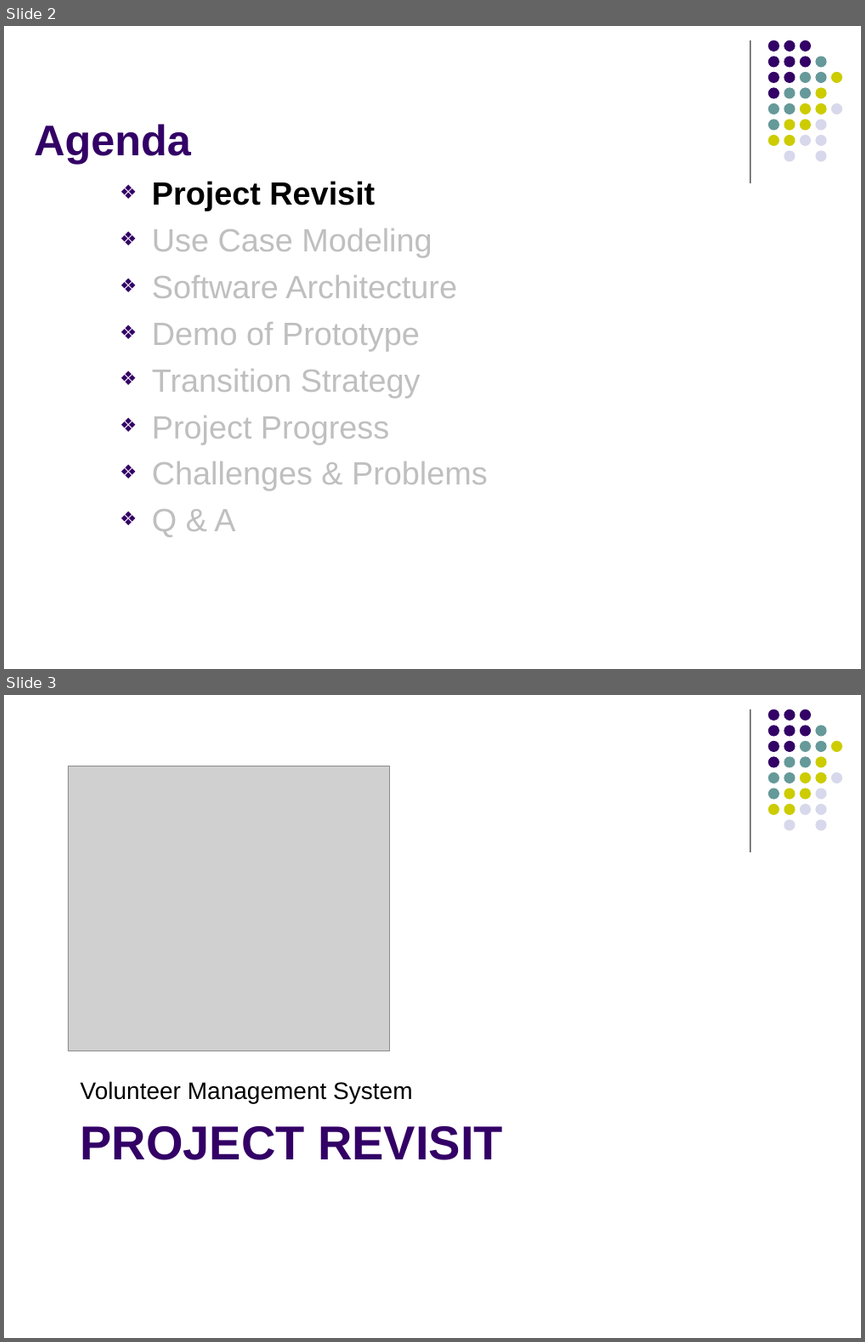
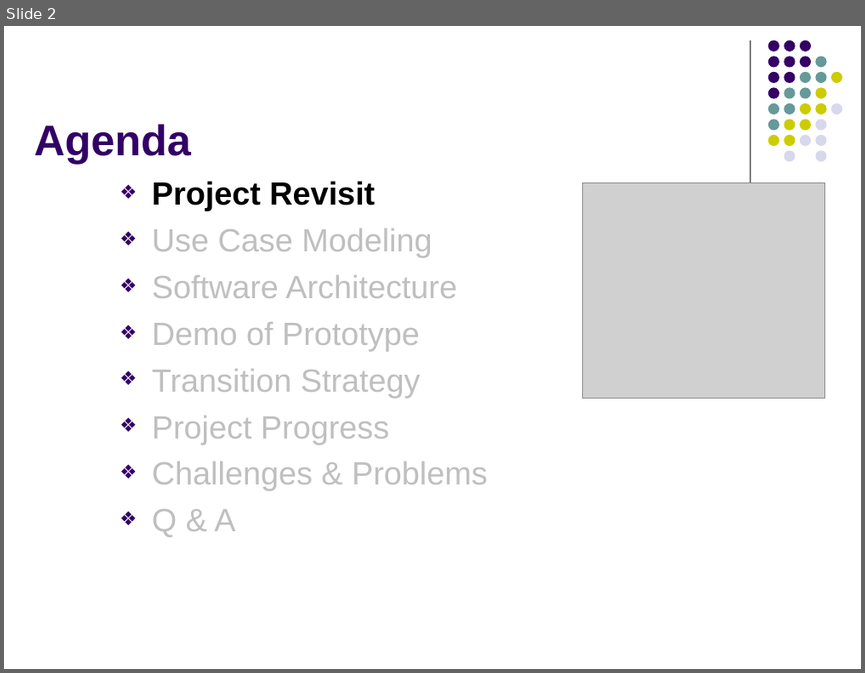
Before and after one commit to imireasa/mtech-se18-t08s, a slide deck: docs/W-9 Working Document/W-9.3 Presentation Slides/Phase 2/vms_presentation_2_v0.1.pptx. Shown one above the other, each under a label of ours: slides 2 and 3 before the commit, slide 2 after it. The pictures are 865x1342 and 865x673 pixels, drawn with LibreOffice and Linux fonts; fonts in the diff are those of the drawing; grey boxes stand for pictures. Boxes give left, top, right and bottom in pixels: in the first picture for what was removed or moved away, otherwise in the second. Text is boxed around its words. In the diff, an @@ line names an element or a change of style, - is before the commit and + after.

```diff
--- a/docs/W-9 Working Document/W-9.3 Presentation Slides/Phase 2/vms_presentation_2_v0.1.pptx
+++ b/docs/W-9 Working Document/W-9.3 Presentation Slides/Phase 2/vms_presentation_2_v0.1.pptx
@@ slide 3 removed at <box>4,695,861,1338</box>, background #FFFFFF; not listed: 32 template elements that a slide beside it also shows @@
@@ picture removed at <box>69,766,390,1050</box> @@
@@ text removed at <box>80,1081,412,1103</box> @@
-Volunteer Management System
@@ title removed at <box>80,1126,502,1160</box> @@
-PROJECT REVISIT
@@ slide 2 changed as well @@
@@ picture added at <box>582,182,825,397</box> @@
```
Also in this commit, not shown: 10 other slides changed, 1 slide added, 4 other slides removed.
